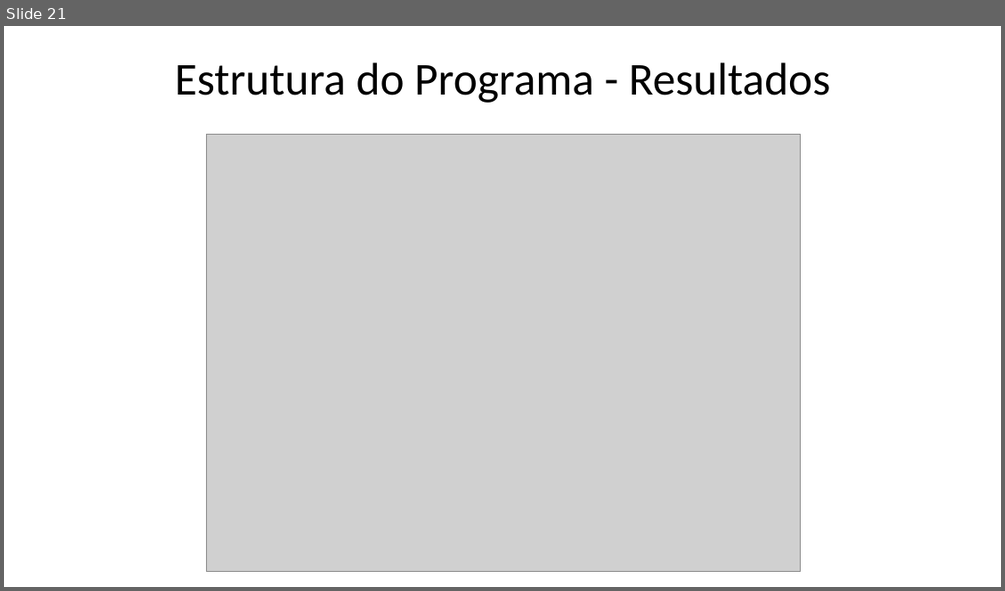
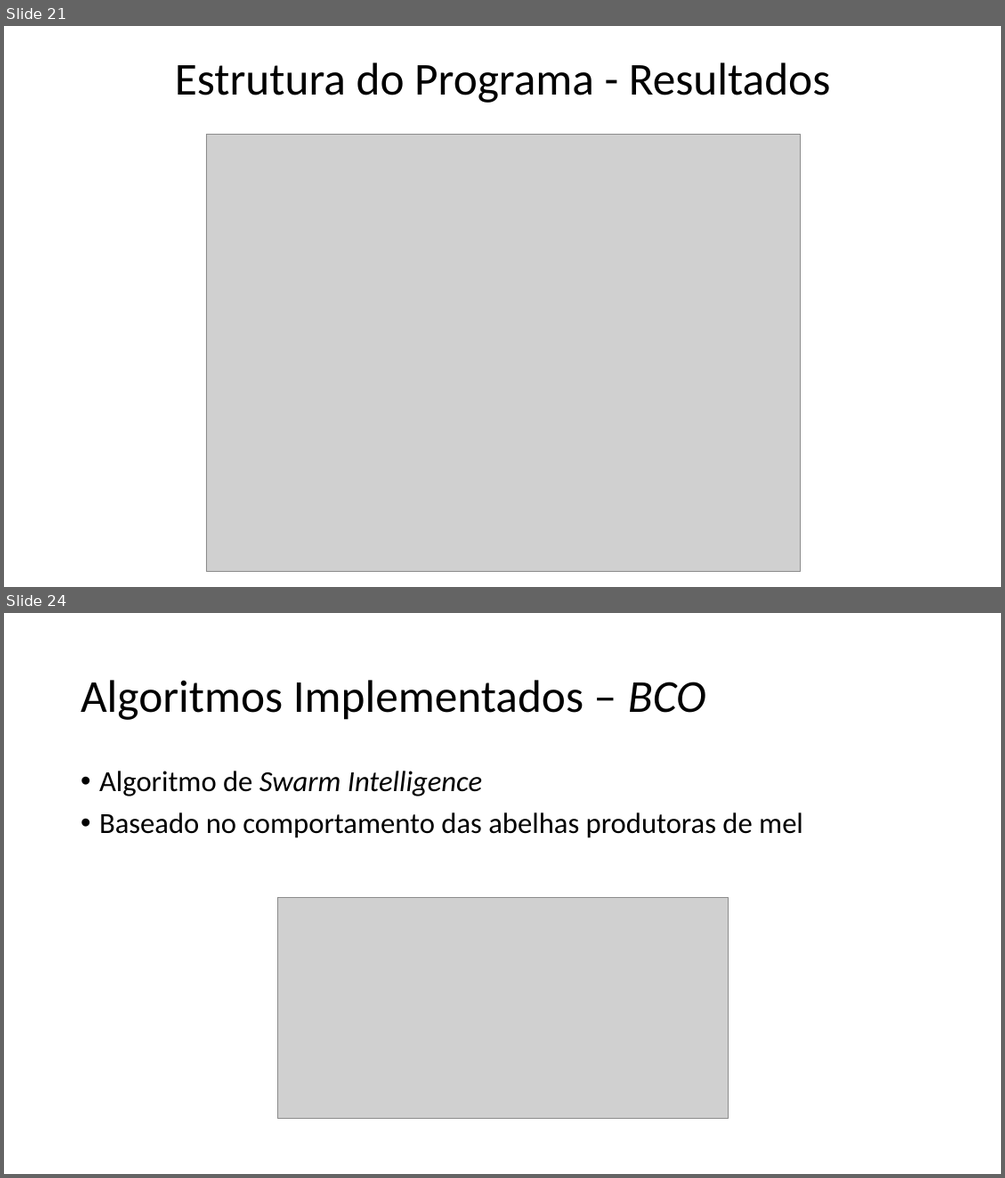
Before and after one commit to xQsme/RLP_Qt, a slide deck: powerpoint_defesa.pptx. Shown one above the other, each under a label of ours: slide 21 before the commit, slides 21 and 24 after it; the slides between them are not shown. The pictures are 1005x591 and 1005x1178 pixels, drawn with LibreOffice and Linux fonts; fonts in the diff are those of the drawing; grey boxes stand for pictures. Boxes give left, top, right and bottom in pixels: in the first picture for what was removed or moved away, otherwise in the second. Text is boxed around its words. In the diff, an @@ line names an element or a change of style, - is before the commit and + after.

Commit message:
updates

```diff
--- a/powerpoint_defesa.pptx
+++ b/powerpoint_defesa.pptx
@@ slide 24 added at [4, 613, 1001, 1174], background #FFFFFF @@
@@ title added at [81, 680, 706, 720], 44 pt, text #000000 @@
+Algoritmos Implementados – BCO
@@ text added at [99, 771, 803, 838], 28 pt, text #000000 @@
+• Algoritmo de Swarm Intelligence
+• Baseado no comportamento das abelhas produtoras de mel
@@ picture added at [278, 898, 728, 1119] @@
```
Also in this commit, not shown: 4 other slides added.
